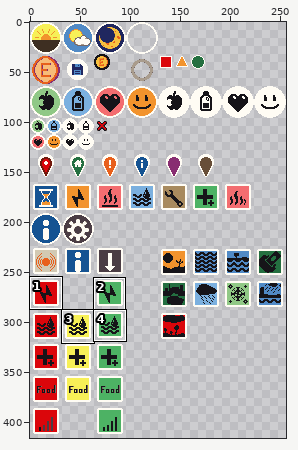
Pixel-art file -- godot/assets/GUI/icons/icons.aseprite. The first picture is a wide view before the edit; the outline marks the close-up.
Close-up. Old version:
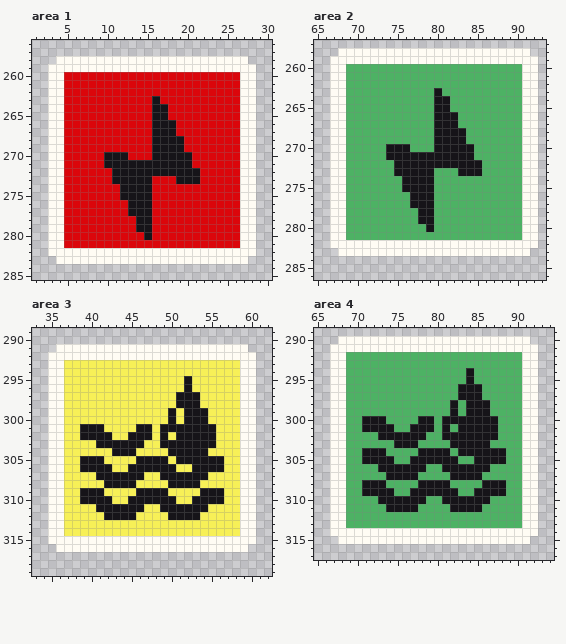
256x416 pixels, 1 frame. Shown: area 1: x 1..30, y 256..285; area 2: x 65..93, y 257..286; area 3: x 33..62, y 289..319; area 4: x 65..94, y 289..317. The commit also changed other parts of the picture, which this record leaves out.
Once edited:
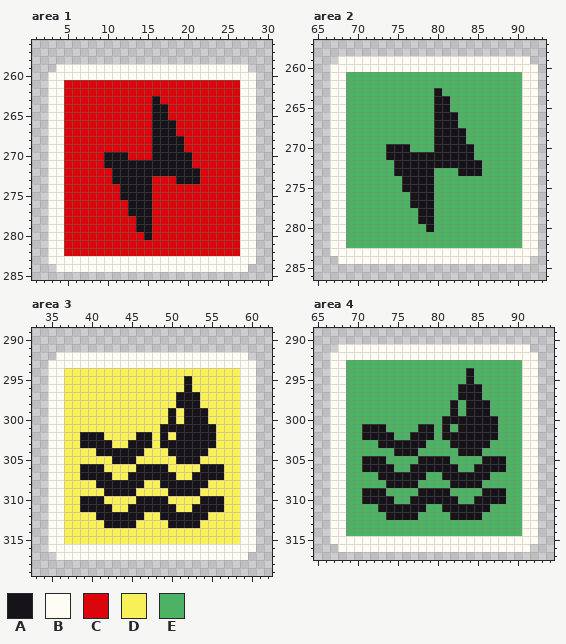
Palette (. is transparent): A #161419  B #fffcf4  C #db060b  D #f7f057  E #4db264
Change:
Area 1, layer "BG":
y 258: x 4..27 BBBBBBBBBBBBBBBBBBBBBBBB -> ........................
y 259: x 3 B -> .; x 28 B -> .
y 260: x 5..26 CCCCCCCCCCCCCCCCCCCCCC -> BBBBBBBBBBBBBBBBBBBBBB
y 282: x 5..26 BBBBBBBBBBBBBBBBBBBBBB -> CCCCCCCCCCCCCCCCCCCCCC
y 283: x 3 . -> B; x 28 . -> B
y 284: x 4..27 ........................ -> BBBBBBBBBBBBBBBBBBBBBBBB
Area 2, layer "BG":
y 258: x 68..91 BBBBBBBBBBBBBBBBBBBBBBBB -> ........................
y 259: x 67 B -> .; x 92 B -> .
y 260: x 69..90 EEEEEEEEEEEEEEEEEEEEEE -> BBBBBBBBBBBBBBBBBBBBBB
y 282: x 69..90 BBBBBBBBBBBBBBBBBBBBBB -> EEEEEEEEEEEEEEEEEEEEEE
y 283: x 67 . -> B; x 92 . -> B
y 284: x 68..91 ........................ -> BBBBBBBBBBBBBBBBBBBBBBBB
Area 3, layer "BG":
y 291: x 36..59 BBBBBBBBBBBBBBBBBBBBBBBB -> ........................
y 292: x 35 B -> .; x 60 B -> .
y 293: x 37..58 DDDDDDDDDDDDDDDDDDDDDD -> BBBBBBBBBBBBBBBBBBBBBB
y 301: x 39..41 AAA -> DDD; x 46..47 AA -> DD
y 302: x 42 A -> D; x 45 A -> D
y 303: x 39..40 DD -> AA; x 43..44 AA -> DD; x 47 D -> A
y 304: x 41..42 DD -> AA; x 46 D -> A
y 305: x 39..41 AAA -> DDD; x 43..49 DDDAAAA -> AAADDDD; x 54..56 AAA -> DDD
y 306: x 42 A -> D; x 45 A -> D; x 50 A -> D; x 53 A -> D
y 307: x 39..40 DD -> AA; x 43..44 AA -> DD; x 47..48 DD -> AA; x 51..52 AA -> DD; x 55..56 DD -> AA
y 308: x 41 D -> A; x 46 D -> A; x 49 D -> A; x 54 D -> A
y 309: x 39..56 AAADDDDAAAADDDDAAA -> DDDAAAADDDDAAAADDD
y 310: x 42 A -> D; x 45 A -> D; x 50 A -> D; x 53 A -> D
y 311: x 39..40 DD -> AA; x 43..44 AA -> DD; x 47..48 DD -> AA; x 51..52 AA -> DD; x 55..56 DD -> AA
y 312: x 41 D -> A; x 46 D -> A; x 49 D -> A; x 54 D -> A
y 313: x 42..45 DDDD -> AAAA; x 50..53 DDDD -> AAAA
y 315: x 37..58 BBBBBBBBBBBBBBBBBBBBBB -> DDDDDDDDDDDDDDDDDDDDDD
y 316: x 35 . -> B; x 60 . -> B
y 317: x 36..59 ........................ -> BBBBBBBBBBBBBBBBBBBBBBBB
Area 4, layer "BG":
y 290: x 68..91 BBBBBBBBBBBBBBBBBBBBBBBB -> ........................
y 291: x 67 B -> .; x 92 B -> .
y 292: x 69..90 EEEEEEEEEEEEEEEEEEEEEE -> BBBBBBBBBBBBBBBBBBBBBB
y 300: x 71..73 AAA -> EEE; x 78..79 AA -> EE
y 301: x 74 A -> E; x 77 A -> E
y 302: x 71..72 EE -> AA; x 75..76 AA -> EE; x 79 E -> A
y 303: x 73..74 EE -> AA; x 78 E -> A
y 304: x 71..73 AAA -> EEE; x 75..81 EEEAAAA -> AAAEEEE; x 86..88 AAA -> EEE
y 305: x 74 A -> E; x 77 A -> E; x 82 A -> E; x 85 A -> E
y 306: x 71..72 EE -> AA; x 75..76 AA -> EE; x 79..80 EE -> AA; x 83..84 AA -> EE; x 87..88 EE -> AA
y 307: x 73 E -> A; x 78 E -> A; x 81 E -> A; x 86 E -> A
y 308: x 71..88 AAAEEEEAAAAEEEEAAA -> EEEAAAAEEEEAAAAEEE
y 309: x 74 A -> E; x 77 A -> E; x 82 A -> E; x 85 A -> E
y 310: x 71..72 EE -> AA; x 75..76 AA -> EE; x 79..80 EE -> AA; x 83..84 AA -> EE; x 87..88 EE -> AA
y 311: x 73 E -> A; x 78 E -> A; x 81 E -> A; x 86 E -> A
y 312: x 74..77 EEEE -> AAAA; x 82..85 EEEE -> AAAA
y 314: x 69..90 BBBBBBBBBBBBBBBBBBBBBB -> EEEEEEEEEEEEEEEEEEEEEE
y 315: x 67 . -> B; x 92 . -> B
y 316: x 68..91 ........................ -> BBBBBBBBBBBBBBBBBBBBBBBB
Where, in picture pixels (left, top, right, bottom), the same in both close-ups:
changed: (48, 56, 256, 80)
changed: (48, 248, 256, 272)
changed: (330, 48, 538, 72)
changed: (330, 240, 538, 264)
changed: (48, 344, 256, 368)
changed: (48, 424, 256, 560)
changed: (330, 336, 538, 360)
changed: (330, 416, 538, 552)
